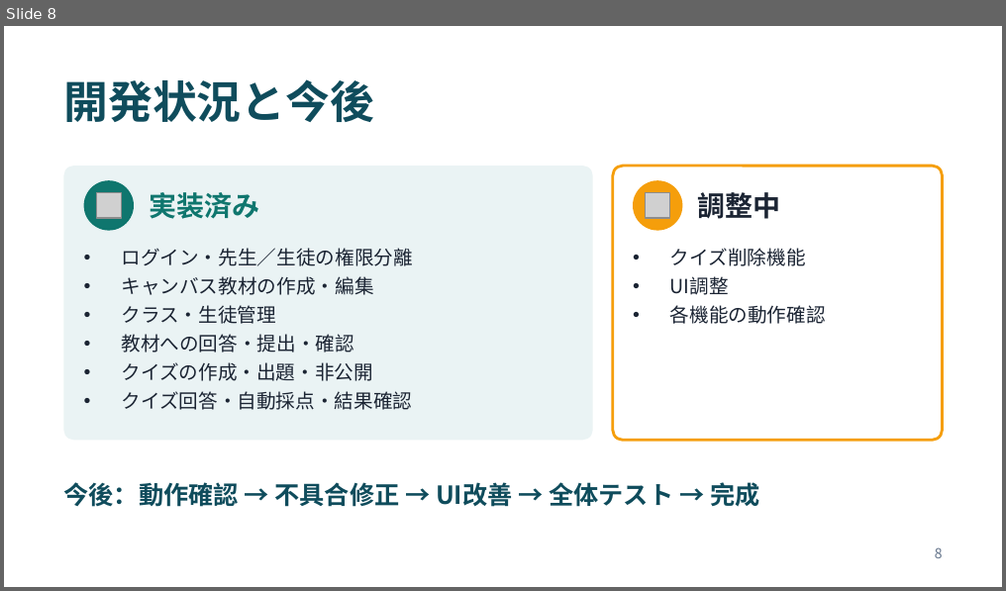
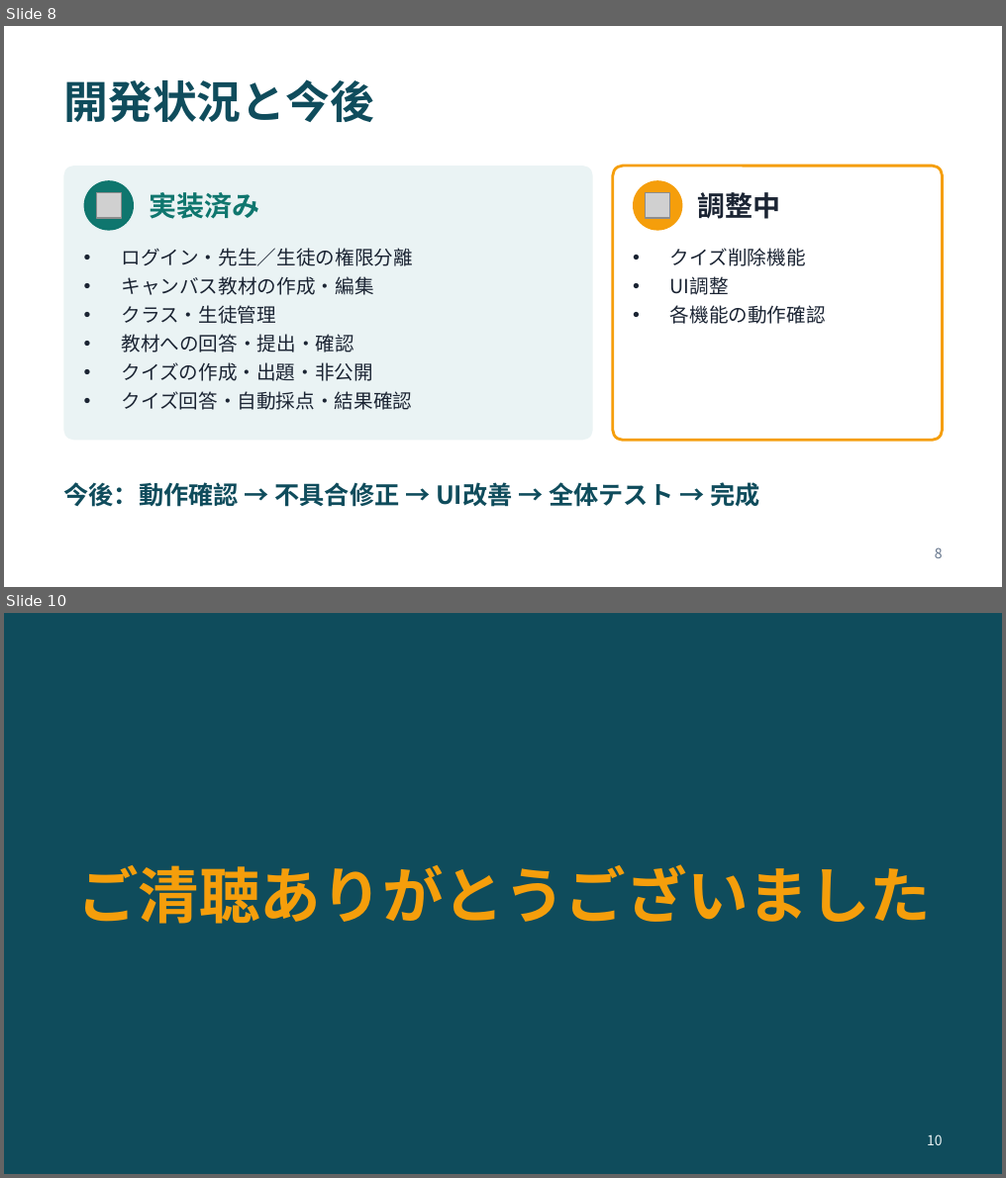
Before and after one commit to ivyc259007kawata/CanvasNote, a slide deck: CanvasNote_presentation.pptx. Shown one above the other, each under a label of ours: slide 8 before the commit, slides 8 and 10 after it; the slides between them are not shown. The pictures are 1006x591 and 1006x1178 pixels, drawn with LibreOffice and Linux fonts; fonts in the diff are those of the drawing; grey boxes stand for pictures. Boxes give left, top, right and bottom in pixels: in the first picture for what was removed or moved away, otherwise in the second. Text is boxed around its words. In the diff, an @@ line names an element or a change of style, - is before the commit and + after.

```diff
--- a/CanvasNote_presentation.pptx
+++ b/CanvasNote_presentation.pptx
@@ slide 10 added at (4, 613, 1002, 1174), background #0F4C5C @@
@@ text added at (77, 864, 931, 924), 44 pt, text #F59E0B, bold @@
+ご清聴ありがとうございました
@@ page number added at (927, 1135, 943, 1146), 10 pt, text #EAF3F4 @@
+10
```
Also in this commit, not shown: 1 slide changed, 1 other file.
